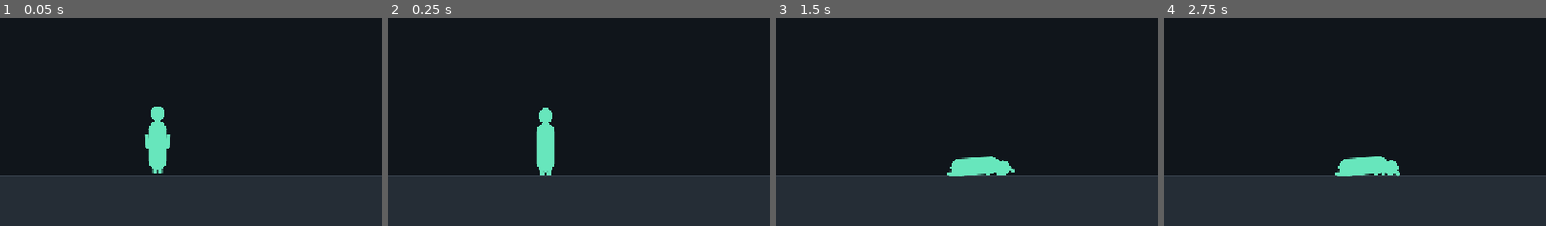
Above: before the commit, frames 1-4 (left to right).
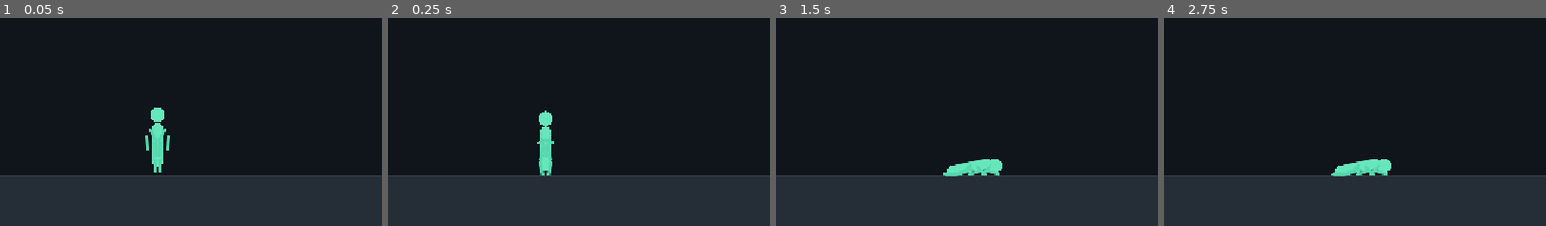
Above: after the commit, the same moments.

Repository: divanburke/ShadowSwap
Game: Godot game, scene res://main.tscn
Same seed, same stepped clock (60 frames per second), same inputs: the game is played once before the commit and once after it.
Inputs:
- Up to frame 1 (0.05 s): no input
- Up to frame 2 (0.25 s): no input
- Up to frame 3 (1.5 s): hold D 0.53-1.28 s; hold J 0.53-1.28 s; hold A from 1.28 s (still down); tap J at 1.35 s
- Up to frame 4 (2.75 s): tap Enter at 2 s; release A at 2.03 s; hold D from 2.03 s (still down); hold J from 2.03 s (still down)
The pictures show only the part of the screen within x 29-79%, y 50-100%; the shares and areas given below are measured in that part.

The runs differ from the first frame. In frame 1, 0.5% of the frame differs, in the area x 37-45%, y 42-75%; in frame 2, 0.5%; in frame 3, 0.5%; in frame 4, 0.6%, in the area x 43-62%, y 66-77%.

Commit message:
Fix fighter silhouette so limbs are clearly separated

Diff:
--- a/scripts/fighter.gd
+++ b/scripts/fighter.gd
@@ -13,12 +13,12 @@
 # with forces and torques, so collisions can disturb the pose and the body
 # can recover from that disturbance.
 
-const BODY_WIDTH := 28.0
-const BODY_HEIGHT := 78.0
+const BODY_WIDTH := 22.0
+const BODY_HEIGHT := 72.0
 const HEAD_RADIUS := 11.0
-const HEAD_Y := -48.0
-const SHOULDER_Y := -25.0
-const HIP_Y := -8.0
+const HEAD_Y := -46.0
+const SHOULDER_Y := -22.0
+const HIP_Y := -5.0
 
 const MOVE_SPEED := 320.0
 const MOVE_FORCE := 2100.0
@@ -28,11 +28,11 @@
 const MAX_FALL_SPEED := 950.0
 const JUMP_IMPULSE := 520.0
 
-const ARM_LENGTH := BODY_HEIGHT * 0.58
-const ARM_THICKNESS := BODY_WIDTH * 0.19
-const LEG_THICKNESS := BODY_WIDTH * 0.19
-const THIGH_LENGTH := BODY_HEIGHT * 0.35
-const SHIN_LENGTH := BODY_HEIGHT * 0.32
+const ARM_LENGTH := BODY_HEIGHT * 0.62
+const ARM_THICKNESS := 4.0
+const LEG_THICKNESS := 4.5
+const THIGH_LENGTH := BODY_HEIGHT * 0.34
+const SHIN_LENGTH := BODY_HEIGHT * 0.31
 
 const ARM_SPRING := 25.0
 const ARM_DAMPING := 6.0
@@ -59,6 +59,7 @@
 const GROUND_EPSILON := 5.0
 
 const MINT_GREEN := Color("#67e6bc")
+const MINT_LIMB := Color("#55d8ad")
 const MINT_DARK := Color("#48b995")
 
 var facing := 1.0
@@ -98,7 +99,7 @@
 	torso = make_capsule(
 		"Torso",
 		spawn_position + Vector2(0.0, 0.0),
-		BODY_WIDTH * 0.46,
+		BODY_WIDTH * 0.34,
 		BODY_HEIGHT - 4.0,
 		3.0
 	)
@@ -251,7 +252,8 @@
 	add_child(body)
 
 	var visual := SegmentVisual.new()
-	visual.setup(height - radius * 2.0, radius, MINT_GREEN)
+	var visual_color := MINT_GREEN if part_name == "Torso" else MINT_LIMB
+	visual.setup(height - radius * 2.0, radius, visual_color)
 	body.add_child(visual)
 
 	return body
@@ -398,7 +400,6 @@
 		if part == null:
 			continue
 
-		var bottom: float = part.global_position.y
 		if part.global_position.y > FLOOR_Y - BODY_HEIGHT * 0.55:
 			return true
 
